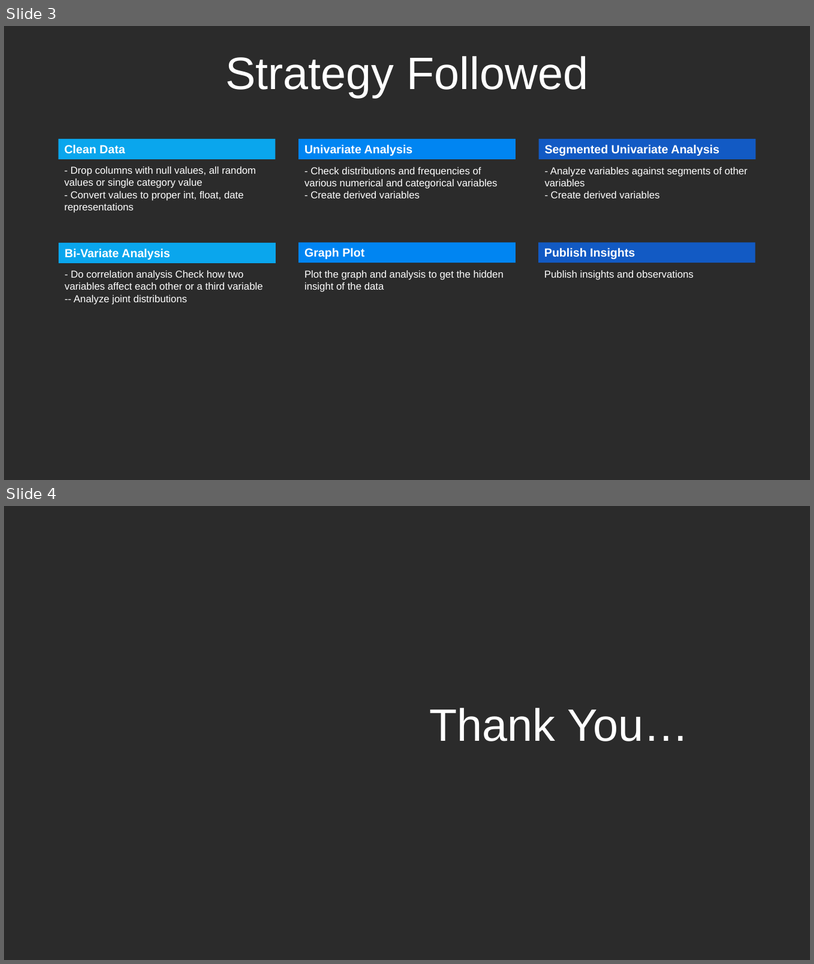
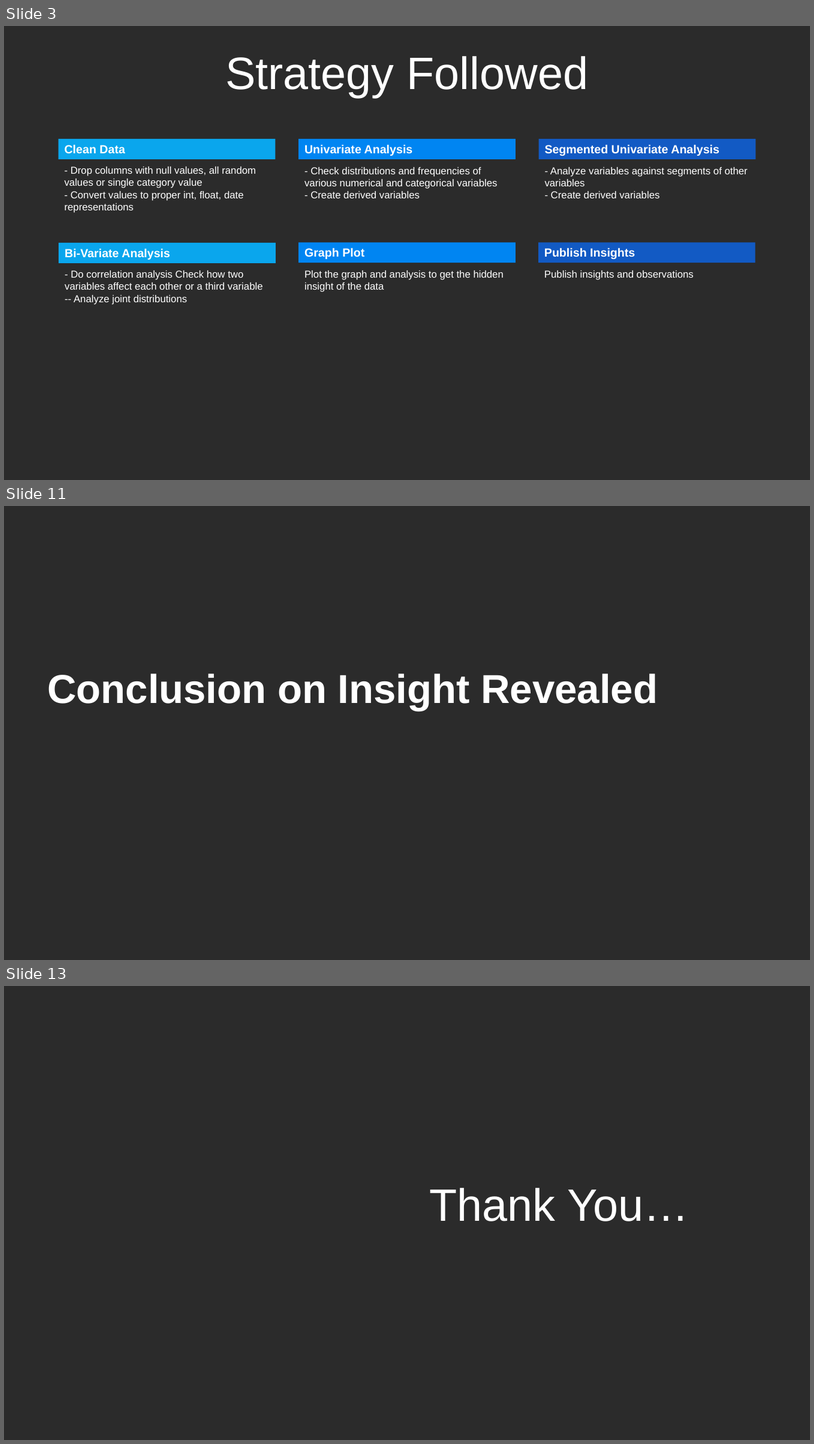
Before and after one commit to subhambansal/LendingClubCaseStudy, a slide deck: LendingClubCaseStudy.pptx. Shown one above the other, each under a label of ours: slides 3 and 4 before the commit, slides 3, 11 and 13 after it; the slides between them are not shown. The pictures are 814x964 and 814x1444 pixels, drawn with LibreOffice and Linux fonts; fonts in the diff are those of the drawing; background and template pictures are left out; a plain dark background stands for a picture behind light text. Boxes give left, top, right and bottom in pixels: in the first picture for what was removed or moved away, otherwise in the second. Text is boxed around its words. In the diff, an @@ line names an element or a change of style, - is before the commit and + after.

```diff
--- a/LendingClubCaseStudy.pptx
+++ b/LendingClubCaseStudy.pptx
@@ slide 11 added at box(4, 506, 810, 960), background picture (left out) @@
@@ text added at box(47, 673, 658, 711), 48 pt, text #FFFFFF, bold @@
+Conclusion on Insight Revealed
@@ what was slide 4 is now slide 13 @@
```
Also in this commit, not shown: 8 other slides added, 1 other file.
